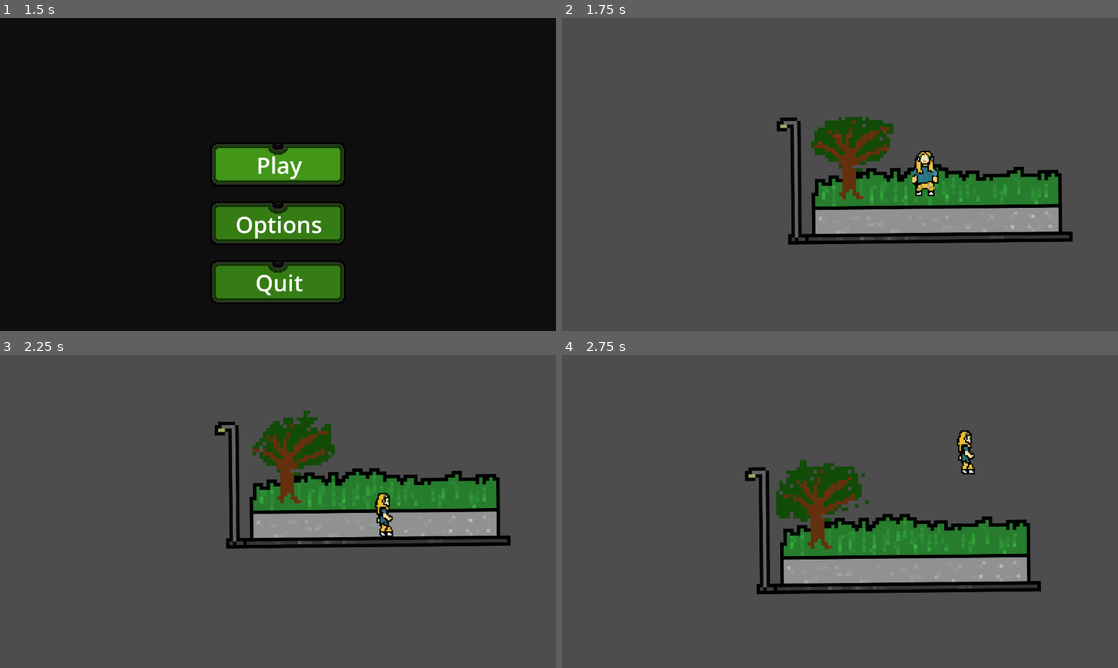
Above: before the commit, frames 1-4 (two rows, left to right).
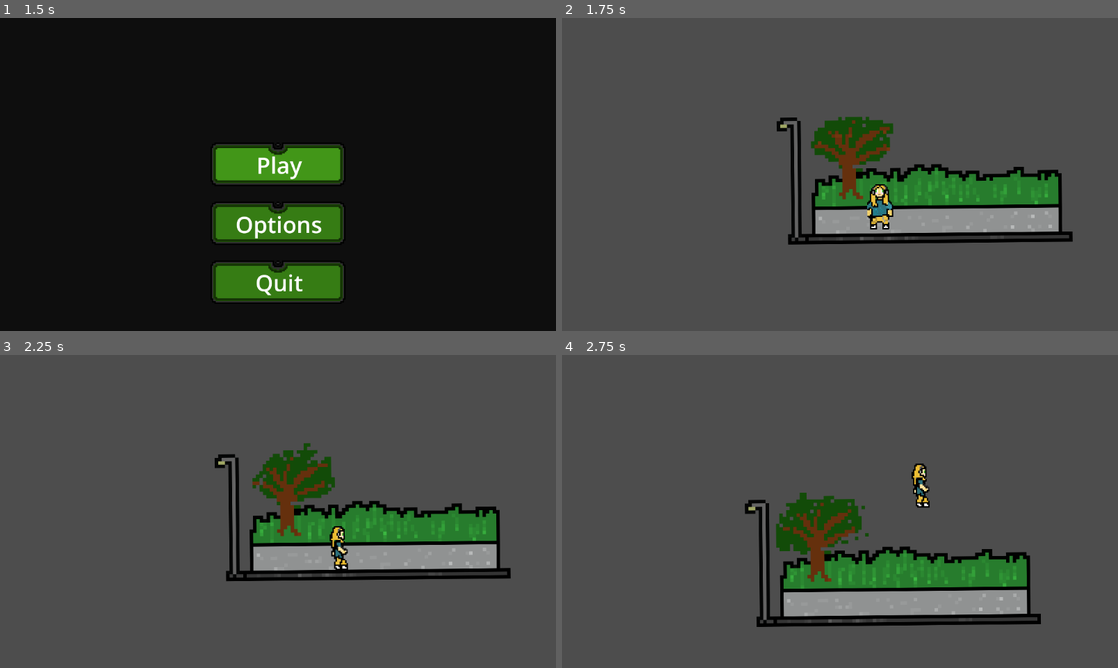
Above: after the commit, the same moments.

Repository: TalesMarc/AngelaCultoRepository
Game: Godot game, scene res://inicio.tscn
The game is run twice, just before and just after one commit, with the same random seed, the same clock (stepped at 60 frames per second) and the same inputs. The engine's default icon, where the game draws it, is replaced by a stand-in: a white triangle on a blue panel in a dark square.
Inputs:
- Up to frame 1 (1.5 s): click "Play" at 0.5 s; click "Play" at 1.25 s
- Up to frame 2 (1.75 s): no input
- Up to frame 3 (2.25 s): hold D (move_right) from 2.03 s (still down)
- Up to frame 4 (2.75 s): keep holding D (move_right); tap Space (jump) at 2.27 s

Frame 1 is identical in both runs. In frame 2, 1.0% of the frame differs, in the area x 54-68%, y 42-68%; in frame 3, 17%; in frame 4, 18%, in the area x 32-87%, y 24-87%.

Commit message:
Atualização automática do projeto

Diff:
--- a/node_2d.tscn
+++ b/node_2d.tscn
@@ -182,7 +182,7 @@
 script = ExtResource("1_0e48y")
 
 [node name="CollisionShape2D" type="CollisionShape2D" parent="CharacterBody2D2"]
-position = Vector2(97.2303, 24.2153)
+position = Vector2(-38.2171, 119.588)
 shape = SubResource("RectangleShape2D_epypp")
 
 [node name="Camera2D" type="Camera2D" parent="CharacterBody2D2"]
@@ -196,7 +196,7 @@
 drag_right_margin = 0.5
 
 [node name="AnimatedSprite2D" type="AnimatedSprite2D" parent="CharacterBody2D2"]
-position = Vector2(100.045, -7.04822)
+position = Vector2(-32.9101, 88.6387)
 sprite_frames = SubResource("SpriteFrames_2hxjc")
 animation = &"Parado"
 frame_progress = 0.573919
Not shown, removed: node_2d.tscn-FELWD4
